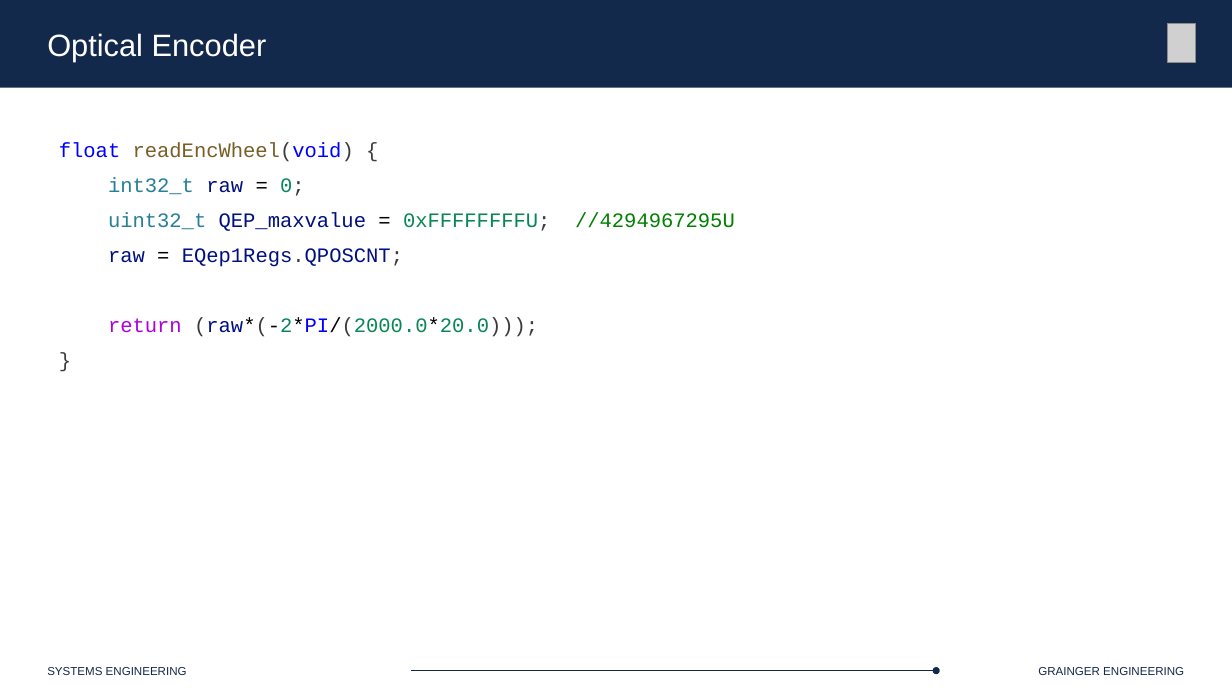
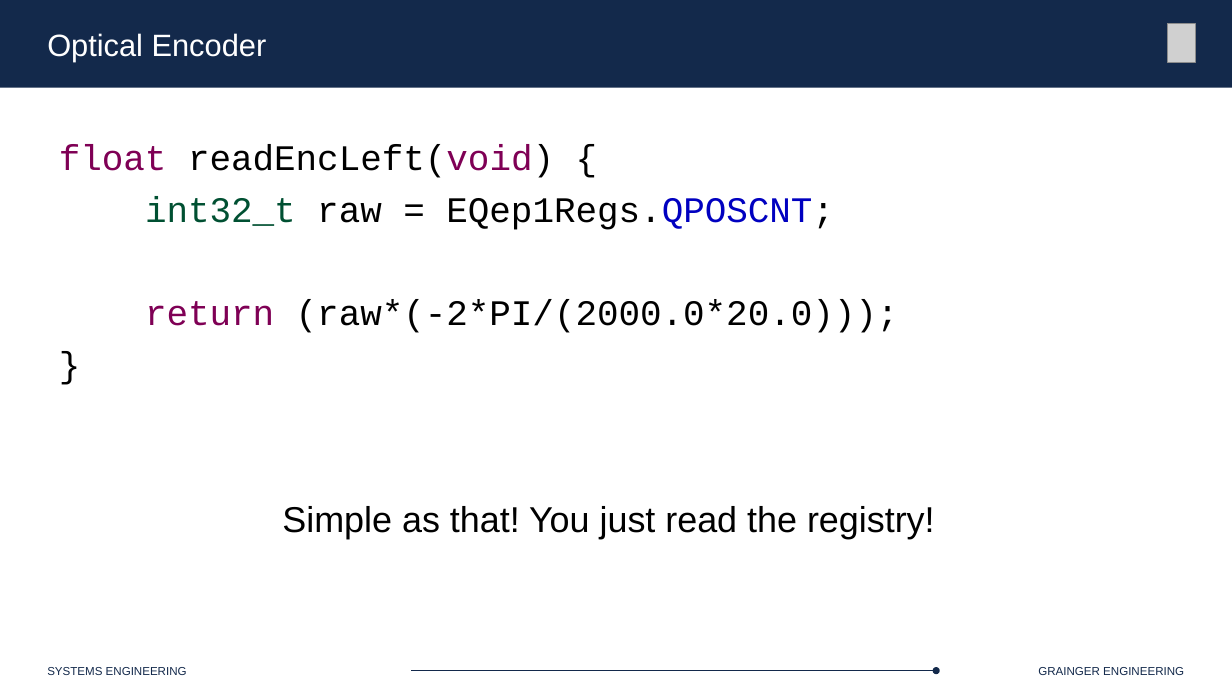
Before and after one commit to Marius-Juston/SE-423---Class-Material, a slide deck: slide 37 of Lectures/Slides/L6.pptx (slide 33 before the commit). Drawn at 1232x693 pixels with LibreOffice and Linux fonts; fonts in the diff are those of the drawing; grey boxes stand for pictures. Boxes give left, top, right and bottom in pixels: in the first picture for what was removed or moved away, otherwise in the second. Text is boxed around its words. In the diff, an @@ line names an element or a change of style, - is before the commit and + after.

```diff
--- a/Lectures/Slides/L6.pptx
+++ b/Lectures/Slides/L6.pptx
@@ text at (59, 145, 834, 230): text changed; size 16 to 28 pt; text colour #001080 to #000000 @@
-float readEncWheel(void) {
-int32_t raw = 0;
-uint32_t QEP_maxvalue = 0xFFFFFFFFU; //4294967295U
-raw = EQep1Regs.QPOSCNT;
+float readEncLeft(void) {
+int32_t raw = EQep1Regs.QPOSCNT;
@@ text at (145, 300, 899, 333): size 16 to 28 pt in "return (raw*(-2*PI/(2000.0*20.0)));", "}"; text colour #AF00DB to #7F0055 in "return"; text colour #3B3B3B to #000000 in "(raw*(-2*PI/(2000.0*20.0)));", "}"; text colour #001080 to #000000, text colour #098658 to #000000, text colour #0000FF to #000000 in "(raw*(-2*PI/(2000.0*20.0)));" @@
@@ text at (282, 506, 935, 539): paragraph added @@
+Simple as that! You just read the registry!
```
Also in this commit, not shown: 9 other slides changed, 15 slides added, 1 other file.
